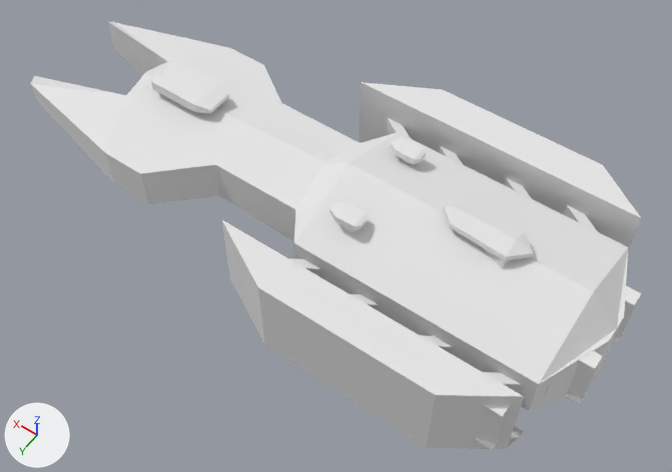
The Blender file asset_sources/argosy.blend as it was, and as the next commit left it.
Camera for both pictures: a 50 mm camera at (-4.97, 6.56, 9.31) aimed at (-0.43, 0.2, -0.68). Arrows for +X, +Y and +Z are at lower left; the lights stay in place.
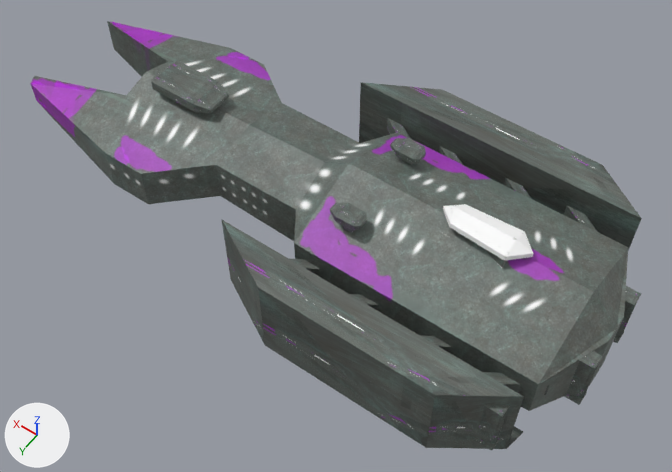
What differs and where, as boxes [x1, y1, x2, y2] in the pictures (672 x 472 px):
'Cube', surface changed (white to grey)
    both: [31, 21, 642, 450]

The change in detail:
Picture 'Untitled' (img_untitled) is new.
In material 'Material' (mat_material), base_color is no longer (0.8, 0.8, 0.8), white #e7e7e7.
Material 'Material' (mat_material) is now built by principled_material('Material') instead of diffuse_material('Material').
In material 'Material' (mat_material), texture is now set to img_untitled.
me_cube has 199 vertices, 168 faces and spans x -4.28..4.61, y -2.04..0.0, z -1.4..0.85.
me_cube is used by ob_cube; location (0.0, 0.0, 0.0).
me_cube part 1: texture (UV) coordinates changed.
